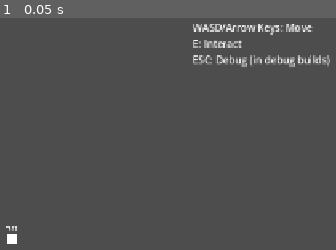
Above: before the commit, frame 1.
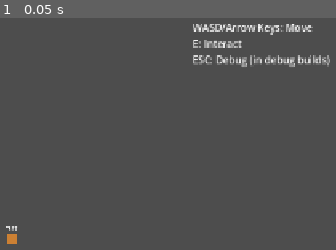
Above: after the commit, the same moment.

Repository: heureux831/GradLife
Game: Godot game, scene res://scenes/main/Main.tscn
Two runs of this game, one before a commit and one after it. Both use one fixed random seed, a clock stepped at 60 frames per second and the inputs below.
Inputs:
- Up to frame 1 (0.05 s): no input

The runs differ from the first frame. In frame 1, 0.1% of the frame differs, in the area x 2-6%, y 93-98%.

Commit message:
Fix scene file formats
- Correct Player.tscn format (remove invalid AnimationLibrary)
- Fix Dorm.tscn SubResource definitions
- Fix Main.tscn PackedScene references
- Fix TestInteractable.tscn ColorRect properties
- All scenes now use proper Godot 4.x format

Diff:
--- a/project.godot
+++ b/project.godot
@@ -1,6 +1,10 @@
 ; Engine configuration file.
 ; It's best edited using the editor UI and not directly,
-; but you can still edit it by hand if you know what you're doing.
+; since the parameters that go here are not all obvious.
+;
+; Format:
+;   [section] ; section goes between []
+;   param=value ; assign values to parameters
 
 config_version=5
 
@@ -9,7 +13,7 @@
 config/name="GradLife: The Thesis"
 config/description="A life simulation game about graduate school and thesis writing"
 run/main_scene="res://scenes/main/Main.tscn"
-config/features=PackedStringArray("4.3", "GL Compatibility")
+config/features=PackedStringArray("4.5", "GL Compatibility")
 config/icon="res://icon.svg"
 
 [autoload]
@@ -28,7 +32,7 @@
 
 interact={
 "deadzone": 0.5,
-"events": [Object(InputEventKey,"resource_local_to_scene":fa …(171 unchanged characters)… eycode":69,"key_label":0,"unicode":101,"echo":false,"script":null)
+"events": [Object(InputEventKey,"resource_local_to_scene":fa …(171 unchanged characters)… eycode":69,"key_label":0,"unicode":101,"location":0,"echo":false,"script":null)
 ]
 }
 
--- a/scenes/characters/Player.tscn
+++ b/scenes/characters/Player.tscn
@@ -1,145 +1,9 @@
-[gd_scene load_steps=4 format=3 uid="uid://c1234567890"]
+[gd_scene load_steps=3 format=3]
 
 [ext_resource type="Script" path="res://src/characters/Player.gd" id="1"]
 
 [sub_resource type="RectangleShape2D" id="RectangleShape2D_1"]
 size = Vector2(16, 16)
-
-[sub_resource type="AnimationLibrary" id="AnimationLibrary_1"]
-_data = {
-"idle_down": SubResource("Animation_1"),
-"idle_left": SubResource("Animation_2"),
-"idle_right": SubResource("Animation_3"),
-"idle_up": SubResource("Animation_4"),
-"walk_down": SubResource("Animation_5"),
-"walk_left": SubResource("Animation_6"),
-"walk_right": SubResource("Animation_7"),
-"walk_up": SubResource("Animation_8")
-}
-
-[sub_resource type="Animation" id="Animation_1"]
-length = 0.1
-tracks/0/type = "value"
-tracks/0/imported = false
-tracks/0/enabled = true
-tracks/0/path = NodePath("Sprite2D:frame")
-tracks/0/interp = 1
-tracks/0/loop_wrap = true
-tracks/0/keys = {
-"times": PackedFloat32Array(0),
-"transitions": PackedFloat32Array(1),
-"update": 1,
-"values": [0]
-}
-
-[sub_resource type="Animation" id="Animation_2"]
-length = 0.1
-tracks/0/type = "value"
-tracks/0/imported = false
-tracks/0/enabled = true
-tracks/0/path = NodePath("Sprite2D:frame")
-tracks/0/interp = 1
-tracks/0/loop_wrap = true
-tracks/0/keys = {
-"times": PackedFloat32Array(0),
-"transitions": PackedFloat32Array(1),
-"update": 1,
-"values": [3]
-}
-
-[sub_resource type="Animation" id="Animation_3"]
-length = 0.1
-tracks/0/type = "value"
-tracks/0/imported = false
-tracks/0/enabled = true
-tracks/0/path = NodePath("Sprite2D:frame")
-tracks/0/interp = 1
-tracks/0/loop_wrap = true
-tracks/0/keys = {
-"times": PackedFloat32Array(0),
-"transitions": PackedFloat32Array(1),
-"update": 1,
-"values": [6]
-}
-
-[sub_resource type="Animation" id="Animation_4"]
-length = 0.1
-tracks/0/type = "value"
-tracks/0/imported = false
-tracks/0/enabled = true
-tracks/0/path = NodePath("Sprite2D:frame")
-tracks/0/interp = 1
-tracks/0/loop_wrap = true
-tracks/0/keys = {
-"times": PackedFloat32Array(0),
-"transitions": PackedFloat32Array(1),
-"update": 1,
-"values": [9]
-}
-
-[sub_resource type="Animation" id="Animation_5"]
-length = 0.6
-loop_mode = 1
-tracks/0/type = "value"
-tracks/0/imported = false
-tracks/0/enabled = true
-tracks/0/path = NodePath("Sprite2D:frame")
-tracks/0/interp = 1
-tracks/0/loop_wrap = true
-tracks/0/keys = {
-"times": PackedFloat32Array(0, 0.2, 0.4),
-"transitions": PackedFloat32Array(1, 1, 1),
-"update": 1,
-"values": [0, 1, 2]
-}
-
-[sub_resource type="Animation" id="Animation_6"]
-length = 0.6
-loop_mode = 1
-tracks/0/type = "value"
-tracks/0/imported = false
-tracks/0/enabled = true
-tracks/0/path = NodePath("Sprite2D:frame")
-tracks/0/interp = 1
-tracks/0/loop_wrap = true
-tracks/0/keys = {
-"times": PackedFloat32Array(0, 0.2, 0.4),
-"transitions": PackedFloat32Array(1, 1, 1),
-"update": 1,
-"values": [3, 4, 5]
-}
-
-[sub_resource type="Animation" id="Animation_7"]
-length = 0.6
-loop_mode = 1
-tracks/0/type = "value"
-tracks/0/imported = false
-tracks/0/enabled = true
-tracks/0/path = NodePath("Sprite2D:frame")
-tracks/0/interp = 1
-tracks/0/loop_wrap = true
-tracks/0/keys = {
-"times": PackedFloat32Array(0, 0.2, 0.4),
-"transitions": PackedFloat32Array(1, 1, 1),
-"update": 1,
-"values": [6, 7, 8]
-}
-
-[sub_resource type="Animation" id="Animation_8"]
-length = 0.6
-loop_mode = 1
-tracks/0/type = "value"
-tracks/0/imported = false
-tracks/0/enabled = true
-tracks/0/path = NodePath("Sprite2D:frame")
-tracks/0/interp = 1
-tracks/0/loop_wrap = true
-tracks/0/keys = {
-"times": PackedFloat32Array(0, 0.2, 0.4),
-"transitions": PackedFloat32Array(1, 1, 1),
-"update": 1,
-"values": [9, 10, 11]
-}
 
 [node name="Player" type="CharacterBody2D"]
 script = ExtResource("1")
@@ -148,15 +12,13 @@
 
 [node name="Sprite2D" type="Sprite2D" parent="."]
 z_index = 1
+position = Vector2(0, -8)
 
 [node name="CollisionShape2D" type="CollisionShape2D" parent="."]
 position = Vector2(0, 8)
 shape = SubResource("RectangleShape2D_1")
 
 [node name="AnimationPlayer" type="AnimationPlayer" parent="."]
-libraries = {
-"": SubResource("AnimationLibrary_1")
-}
 
 [node name="InteractionArea" type="Area2D" parent="."]
 collision_layer = 0
--- a/scenes/main/Main.tscn
+++ b/scenes/main/Main.tscn
@@ -1,9 +1,9 @@
-[gd_scene load_steps=5 format=3 uid="uid://f1234567890"]
+[gd_scene load_steps=5 format=3]
 
 [ext_resource type="Script" path="res://src/main/Main.gd" id="1"]
-[ext_resource type="PackedScene" uid="uid://c1234567890" path="res://scenes/characters/Player.tscn" id="2"]
-[ext_resource type="PackedScene" uid="uid://e1234567890" path="res://scenes/world/Dorm.tscn" id="3"]
-[ext_resource type="PackedScene" uid="uid://d1234567890" path="res://scenes/objects/TestInteractable.tscn" id="4"]
+[ext_resource type="PackedScene" path="res://scenes/characters/Player.tscn" id="2"]
+[ext_resource type="PackedScene" path="res://scenes/world/Dorm.tscn" id="3"]
+[ext_resource type="PackedScene" path="res://scenes/objects/TestInteractable.tscn" id="4"]
 [ext_resource type="Script" path="res://src/interaction/InteractionManager.gd" id="5"]
 
 [node name="Main" type="Node2D"]
--- a/scenes/objects/TestInteractable.tscn
+++ b/scenes/objects/TestInteractable.tscn
@@ -1,16 +1,9 @@
-[gd_scene load_steps=4 format=3 uid="uid://d1234567890"]
+[gd_scene load_steps=3 format=3]
 
 [ext_resource type="Script" path="res://src/interaction/TestInteractable.gd" id="1"]
 
 [sub_resource type="RectangleShape2D" id="RectangleShape2D_1"]
 size = Vector2(32, 32)
-
-[sub_resource type="StyleBoxFlat" id="StyleBoxFlat_1"]
-bg_color = Color(0.8, 0.5, 0.2, 1)
-corner_radius_top_left = 4
-corner_radius_top_right = 4
-corner_radius_bottom_right = 4
-corner_radius_bottom_left = 4
 
 [node name="TestInteractable" type="Area2D"]
 script = ExtResource("1")
@@ -38,7 +31,7 @@
 offset_bottom = 16.0
 grow_horizontal = 2
 grow_vertical = 2
-theme_override_styles/panel = SubResource("StyleBoxFlat_1")
+color = Color(0.8, 0.5, 0.2, 1)
 
 [node name="Label" type="Label" parent="."]
 layout_mode = 1
--- a/scenes/world/Dorm.tscn
+++ b/scenes/world/Dorm.tscn
@@ -1,42 +1,37 @@
-[gd_scene load_steps=2 format=3 uid="uid://e1234567890"]
+[gd_scene load_steps=3 format=3]
 
 [ext_resource type="Script" path="res://src/world/Room.gd" id="1"]
+
+[sub_resource type="RectangleShape2D" id="RectangleShape2D_1"]
+size = Vector2(1280, 20)
+
+[sub_resource type="RectangleShape2D" id="RectangleShape2D_2"]
+size = Vector2(20, 720)
 
 [node name="Dorm" type="Node2D"]
 script = ExtResource("1")
 
 [node name="Floor" type="TileMap" parent="."]
 y_sort_enabled = true
-tile_set = null
-format = 2
-layer_0/tile_data = PackedInt32Array()
 
-[node name="Walls" type="Node2D" parent="."]
-
-[node name="Walls" type="StaticBody2D" parent="Walls"]
+[node name="Walls" type="StaticBody2D" parent="."]
 collision_layer = 4
 collision_mask = 1
 
-[node name="TopWall" type="CollisionShape2D" parent="Walls/Walls"]
+[node name="TopWall" type="CollisionShape2D" parent="Walls"]
 position = Vector2(640, 10)
 shape = SubResource("RectangleShape2D_1")
 
-[node name="BottomWall" type="CollisionShape2D" parent="Walls/Walls"]
+[node name="BottomWall" type="CollisionShape2D" parent="Walls"]
 position = Vector2(640, 710)
 shape = SubResource("RectangleShape2D_1")
 
-[node name="LeftWall" type="CollisionShape2D" parent="Walls/Walls"]
+[node name="LeftWall" type="CollisionShape2D" parent="Walls"]
 position = Vector2(10, 360)
 shape = SubResource("RectangleShape2D_2")
 
-[node name="RightWall" type="CollisionShape2D" parent="Walls/Walls"]
+[node name="RightWall" type="CollisionShape2D" parent="Walls"]
 position = Vector2(1270, 360)
 shape = SubResource("RectangleShape2D_2")
 
 [node name="YSort" type="YSort" parent="."]
-
-[sub_resource type="RectangleShape2D" id="RectangleShape2D_1"]
-size = Vector2(1280, 20)
-
-[sub_resource type="RectangleShape2D" id="RectangleShape2D_2"]
-size = Vector2(20, 720)
Not shown, added: src/autoload/GlobalSignals.gd.uid
Not shown, added: src/autoload/PlayerStats.gd.uid
Not shown, added: src/autoload/TimeSystem.gd.uid
Not shown, added: src/characters/Player.gd.uid
Not shown, added: src/interaction/InteractableObject.gd.uid
Not shown, added: src/interaction/InteractionManager.gd.uid
Not shown, added: src/interaction/TestInteractable.gd.uid
Not shown, added: src/main/Main.gd.uid
Not shown, added: src/world/Room.gd.uid
Not shown, changed: README.md
